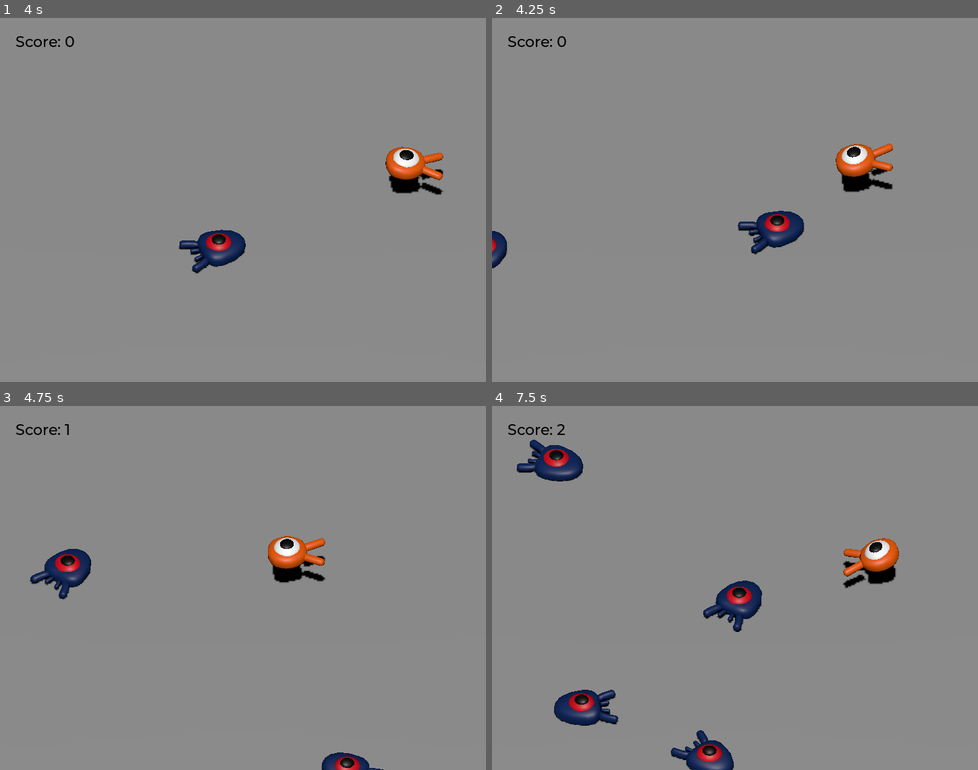
Above: before the commit, frames 1-4 (two rows, left to right).
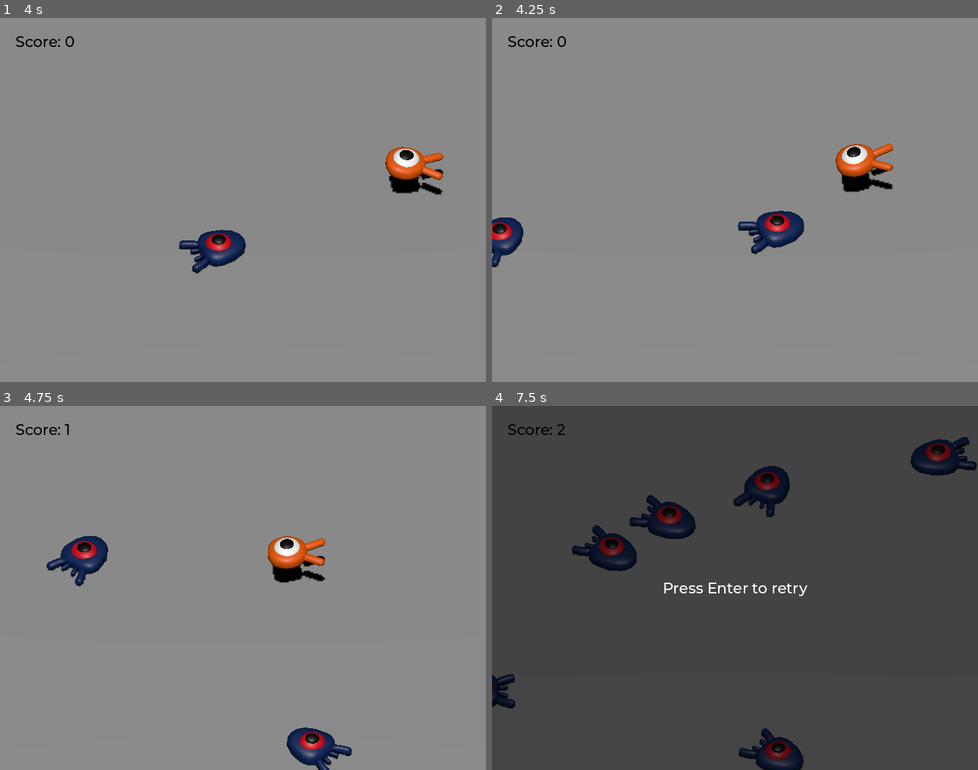
Above: after the commit, the same moments.

Repository: nhne/godot-sample
Game: Godot game, scene res://main.tscn
Two runs of this game, one before a commit and one after it. Both use one fixed random seed, a clock stepped at 60 frames per second and the inputs below.
Inputs:
- Up to frame 1 (4 s): tap Enter (ui_accept) at 0.5 s; hold D (move_right) 0.53-1.28 s; tap Space (jump) at 0.77, 1.52, 3.02, 3.77 s; hold S (move_back) 1.28-2.03 s; hold D (move_right) 2.03-2.78 s; hold W (move_forward) 2.78-3.53 s; hold A (move_left) from 3.53 s (still down)
- Up to frame 2 (4.25 s): keep holding A (move_left)
- Up to frame 3 (4.75 s): keep holding A (move_left); tap Space (jump) at 4.52 s
- Up to frame 4 (7.5 s): release A (move_left) at 5.03 s; hold S (move_back) 5.03-5.78 s; hold D (move_right) 5.78-6.53 s; tap Space (jump) at 6.02, 6.77 s; hold W (move_forward) 6.53-7.28 s; hold D (move_right) from 7.28 s (still down)

Frame 1 is identical in both runs. In frame 2, 0.5% of the frame differs, in the area x 0-7%, y 54-69%; in frame 3, 2.5%; in frame 4, 100%, in the area x 0-100%, y 0-100%.

Commit message:
Add faster mob spawning

Diff:
--- a/main.gd
+++ b/main.gd
@@ -2,9 +2,14 @@
 
 @export var mob_scene: PackedScene
 
+@export var default_wait_time = 0.5
+
+var mob_spawned
 
 func _ready():
 	$UserInterface/Retry.hide()
+	$MobSpawnTimer.wait_time = default_wait_time
+	mob_spawned = 0
 
 
 func _on_mob_spawn_timer_timeout():
@@ -18,12 +23,17 @@
 	add_child(mob)
 
 	mob.squashed.connect($UserInterface/ScoreLabel._on_mob_squashed.bind())
+	mob_spawned += 1
+	if mob_spawned % 5 == 0:
+		print('mob spawn got faster')
+		$MobSpawnTimer.wait_time = max($MobSpawnTimer.wait_time - 0.05, 0.05)
 
 
 func _on_player_hit():
 	$MobSpawnTimer.stop()
 	$UserInterface/Retry.show()
 
+
 func _unhandled_input(event):
 	if (event.is_action_pressed('ui_accept') or event.is_action_pressed('jump')) and $UserInterface/Retry.visible:
 		get_tree().reload_current_scene()
